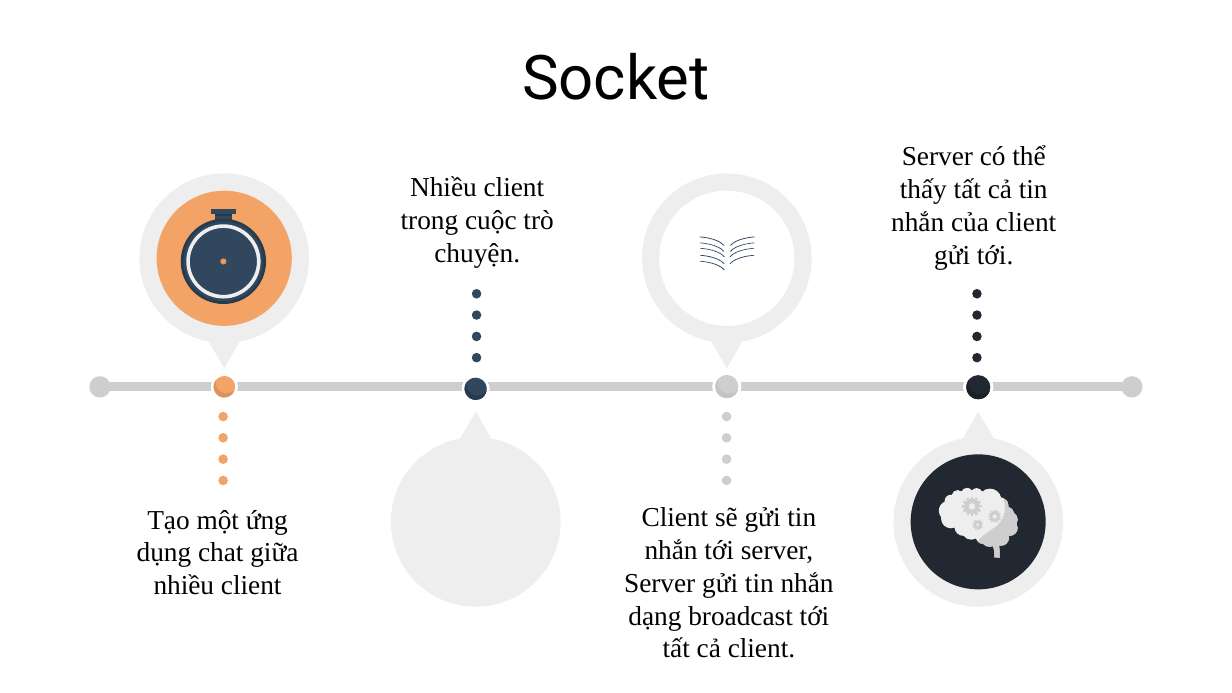
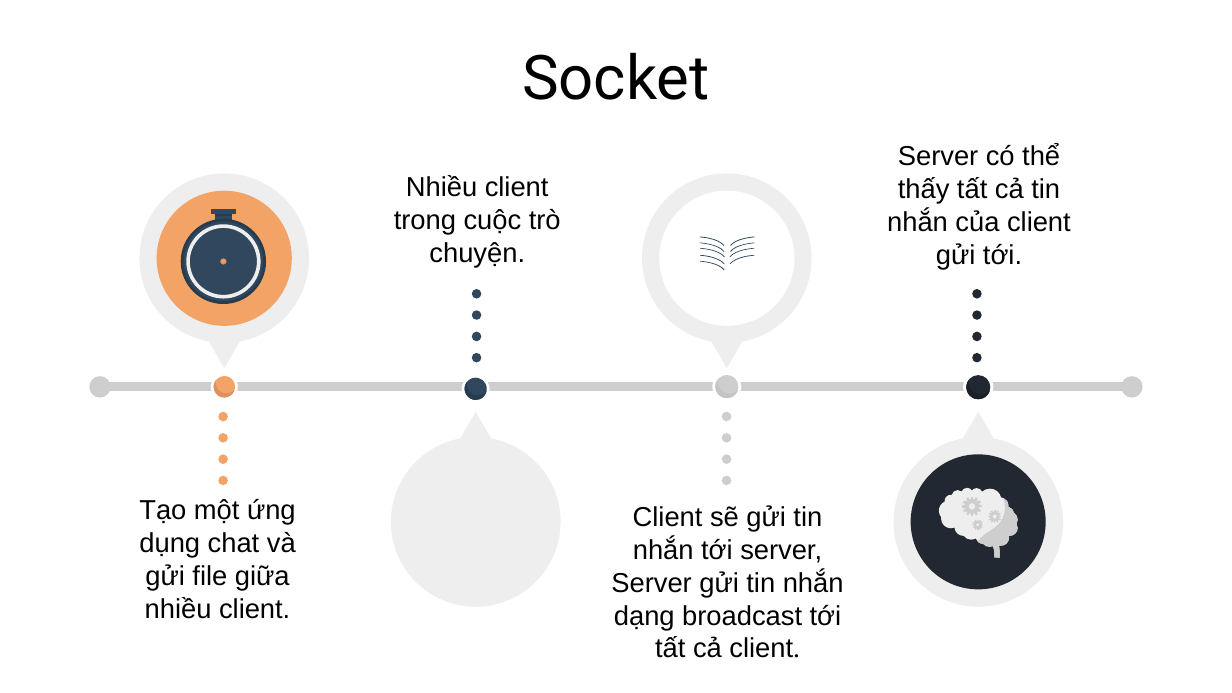
Before and after one commit to caoanhnguyen/Linux_Kernel, a slide deck: slide 14 of docs/Nhóm-3.pptx. Drawn at 1232x693 pixels with LibreOffice and Linux fonts; fonts in the diff are those of the drawing. Boxes give left, top, right and bottom in pixels: in the first picture for what was removed or moved away, otherwise in the second. Text is boxed around its words. In the diff, an @@ line names an element or a change of style, - is before the commit and + after.

```diff
--- a/docs/Nhóm-3.pptx
+++ b/docs/Nhóm-3.pptx
@@ font Times New Roman to Arial in 3 elements at (394,175,561,268), (611,505,844,658), (887,144,1071,270) @@
@@ text at (139,499,296,619): text changed; font Times New Roman to Arial @@
-Tạo một ứng dụng chat giữa nhiều client
+Tạo một ứng dụng chat và gửi file giữa nhiều client.
@@ text "Client sẽ gửi tin nhắn ...": place and size @@
-text "Client sẽ gửi tin nhắn ..." at (624,507,834,658)
+text "Client sẽ gửi tin nhắn ..." at (611,505,844,658)
```
Also in this commit, not shown: 4 other slides changed, 4 other files.
